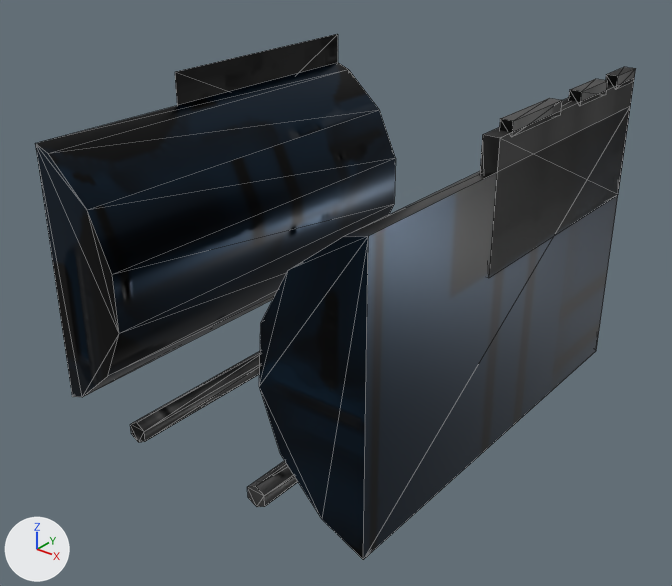
Two versions of the glTF model public/models/enemies/newshb-43.glb, one commit apart.
Camera for both pictures: a camera (50 mm lens) standing at (2.85, -3.66, 2.86) and looking at (0.04, -0.16, 0.69). Arrows for +X, +Y and +Z are at lower left; the lights stay in place. The older version comes first. Mesh edges are drawn as thin lines. Vertices at exactly the same position are counted once.

Names of what the first picture shows: 'newshb-43'.
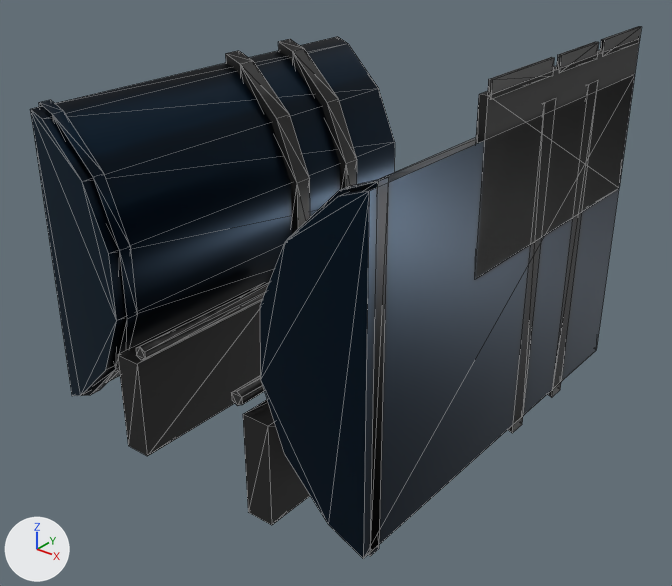
What differs and where, as boxes (x1, y1, x2, y2) in the pictures (672 x 586 px; the box of a moved part takes in the faces that stretch with it):
'newshb-43', reshaped: before (35, 34, 636, 560); after (31, 26, 641, 559)
part 1 of me_newshb_43, moved or reshaped: before (35, 63, 396, 397); after (31, 37, 395, 396)
part 2 of me_newshb_43, added: after (39, 100, 138, 396)
part 3 of me_newshb_43, added: after (475, 39, 640, 279)
part 4 of me_newshb_43, added: after (600, 26, 641, 56)
part 5 of me_newshb_43, added: after (557, 42, 599, 73)
part 6 of me_newshb_43, added: after (488, 57, 554, 99)
part 7 of me_newshb_43, added: after (278, 39, 357, 190)
part 8 of me_newshb_43, added: after (226, 51, 310, 234)
part 9 of me_newshb_43, added: after (136, 283, 269, 360)
part 10 of me_newshb_43, added: after (232, 376, 265, 406)
part 11 of me_newshb_43, added: after (287, 177, 389, 556)
part 12 of me_newshb_43, added (mostly hidden): after (548, 82, 598, 398)
part 13 of me_newshb_43, added: after (508, 99, 556, 433)
part 14 of me_newshb_43, deleted: before (130, 34, 636, 507)
part 15 of me_newshb_43, built on: before (259, 108, 630, 560); after (118, 75, 635, 559)

Edits to the bpy script that builds the scene:
```text
Add mat_pal_5_nshb115:
    mat_pal_5_nshb115 = bpy.data.materials.new('pal_5_nshb115')
    # colours: dark grey #454545
    # uses the picture img_newshb_43_detail
    # uses the picture img_newshb_43_normal
Add mat_pal_53_nshb115:
    mat_pal_53_nshb115 = bpy.data.materials.new('pal_53_nshb115')
    # colours: dark blue #103045
    # uses the picture img_newshb_43_detail
    # uses the picture img_newshb_43_normal
Change me_newshb_43:
    remove me_newshb_43.from_pydata(...)  # 94 vertices, 152 faces; spans x -1.0..1.0, y -1.17..1.17, z 0.06..1.79
    add me_newshb_43.from_pydata(...)  # 204 vertices, 344 faces; spans x -1.0..1.0, y -1.17..1.17, z 0.0..2.0
    me_newshb_43 part 1: the loose piece of 16 vertices spanning x -1.0..-0.52, y -1.17..1.17, z 0.12..1.56 is scaled about its middle by (0.987, 1, 1.12), then moved by (-0.01, 0.0, 0.09)
    me_newshb_43 part 2: the loose piece of 16 vertices spanning x -1.0..-0.52, y -1.17..1.17, z 0.12..1.56 is copied, and the copy is scaled about its middle by (1.02, 0.0286, 1.14), then moved by (0.01, -1.08, 0.09); it spans x -1.0..-0.51, y -1.12..-1.05, z 0.11..1.74
    me_newshb_43 part 3: a new loose piece, a box spanning x 0.958..1.0, y -0.375..1.167, z 1.127..1.943, in mat_pal_4_nshb115
    me_newshb_43 part 4: a new loose piece, a box spanning x 0.983..1.0, y 0.717..1.167, z 1.923..2.003, in mat_pal_5_nshb115
    me_newshb_43 part 5: a new loose piece, a box spanning x 0.983..1.0, y 0.258..0.65, z 1.923..2.003, in mat_pal_5_nshb115
    me_newshb_43 part 6: a new loose piece, a box spanning x 0.983..1.0, y -0.35..0.192, z 1.923..2.003, in mat_pal_5_nshb115
    me_newshb_43 part 7: the loose piece of 16 vertices spanning x -1.0..-0.52, y -1.17..1.17, z 0.12..1.56 is copied, and the copy is scaled about its middle by (1.08, 0.0464, 1.18), then moved by (0.02, 0.65, 0.09), in mat_pal_5_nshb115; it spans x -1.0..-0.48, y 0.59..0.7, z 0.08..1.78
    me_newshb_43 part 8: the loose piece of 16 vertices spanning x -1.0..-0.52, y -1.17..1.17, z 0.12..1.56 is copied, and the copy is scaled about its middle by (1.08, 0.0464, 1.18), then moved by (0.02, 0.2, 0.09), in mat_pal_5_nshb115; it spans x -1.0..-0.48, y 0.14..0.25, z 0.08..1.78
    me_newshb_43 part 9: a new loose piece, a 6-sided cylinder along y spanning x -0.399..-0.334, y -1.167..-0.083, z 0.582..0.658, in mat_pal_5_nshb115
    me_newshb_43 part 10: a new loose piece, a 6-sided cylinder along y spanning x 0.251..0.316, y -1.167..-0.083, z 0.582..0.658, in mat_pal_5_nshb115
    me_newshb_43 part 11: a new loose piece of 16 vertices spanning x 0.42..1.0, y -1.12..-1.05, z 0.07..1.78, in mat_pal_52_nshb115
    me_newshb_43 part 12: a new loose piece of 16 vertices spanning x 0.39..1.0, y 0.59..0.7, z 0.04..1.81, in mat_pal_5_nshb115
    me_newshb_43 part 13: a new loose piece of 16 vertices spanning x 0.39..1.0, y 0.14..0.25, z 0.04..1.81, in mat_pal_5_nshb115
    me_newshb_43 part 14: 7 loose pieces with 62 vertices, spanning x -1.0..1.0, y -1.17..1.17, z 0.06..1.79, are deleted
    me_newshb_43 part 15
    14 vertices are removed from x 0.42..1.0, y -1.17..1.17, z 0.19..1.59
    28 faces are deleted
    17 vertices are added at x -0.55..1.0, y -1.17..-0.08, z 0.0..1.76
    10 new vertices lie (0.0, 0.0, 0.55) away from vertices in x -0.55..0.47, y -1.17..-0.08, z 0.0
    7 new vertices lie (0.0, 2.34, 0.0) away from vertices in x 0.44..1.0, y -1.17, z 0.18..1.76
    28 new faces join them, mat_pal_52_nshb115
    32 new faces join them, mat_pal_4_nshb115
    remove me_newshb_43.materials.append(mat_pal_7_nshb115)
    add me_newshb_43.materials.append(mat_pal_53_nshb115)
    add me_newshb_43.materials.append(mat_pal_5_nshb115)
```
